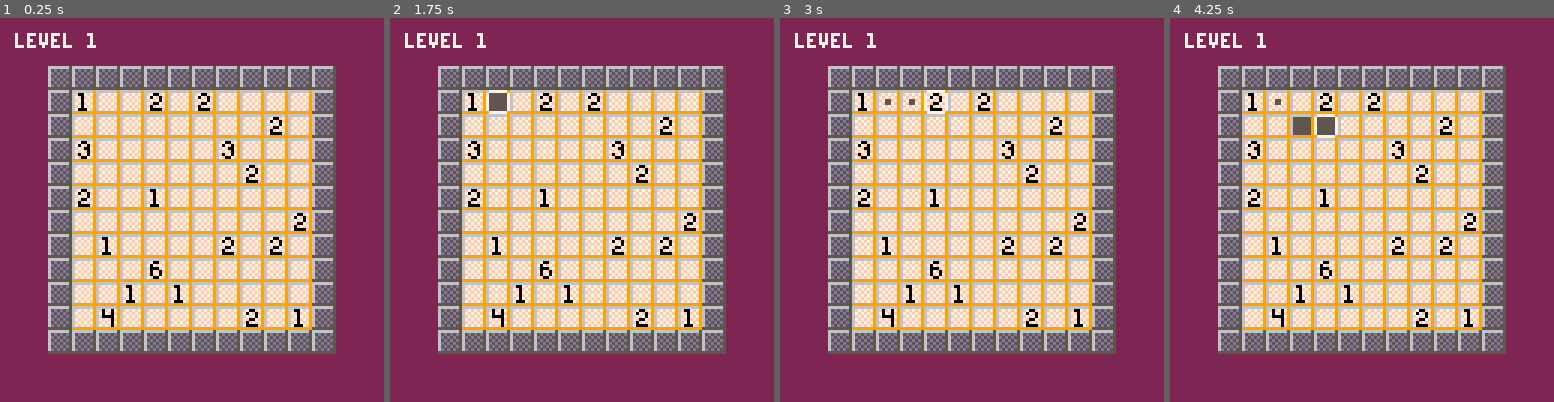
Above: before the commit, frames 1-4 (left to right).
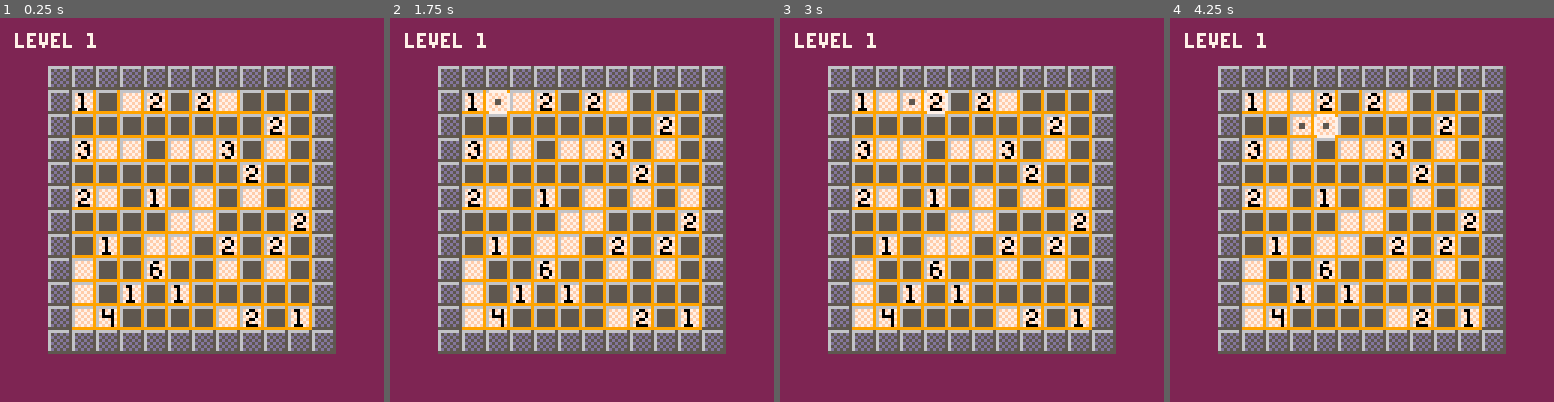
Above: after the commit, the same moments.

Repository: SagePtr/pico-nurikabe
Game: PICO-8 cartridge nurikabe.p8
The game is run twice, just before and just after one commit, with the same random seed, the same clock (stepped at 60 frames per second) and the same inputs.
Inputs:
- Up to frame 1 (0.25 s): no input
- Up to frame 2 (1.75 s): tap X (X key) at 0.33, 1.07 s; tap O (Z key) at 0.7, 1.7 s; hold Right from 1.6 s (still down)
- Up to frame 3 (3 s): tap X (X key) at 1.85, 2.97 s; release Right at 2.1 s; tap O (Z key) at 2.1, 2.5, 2.9 s; hold Up 2.15-2.42 s; hold Right from 2.47 s (still down)
- Up to frame 4 (4.25 s): release Right at 3.03 s; hold Left 3.08-3.58 s; tap O (Z key) at 3.3, 3.7, 4.1 s; hold Down 3.63-3.97 s; hold Right from 4.02 s (still down); tap X (X key) at 4.08 s

The runs differ from the first frame. In frame 1, 13% of the frame differs, in the area x 19-81%, y 19-81%; in frame 2, 13%; in frame 3, 13%; in frame 4, 13%.

Commit message:
Check islands are correct

Diff:
--- a/nurikabe.p8
+++ b/nurikabe.p8
@@ -99,10 +99,12 @@
 
 board = {}
 marks = {}
-checked_islands = {}
+checked_indexes = {}
 checked_cells = {}
 is_island_connected = false
 is_correct = false
+pool_count = 0
+sea_marks = {}
 
 -- entry point --
 -----------------
@@ -116,8 +118,8 @@
   pointer = make_pointer()
   load_level(1)
 
-  -- load_solution()
-  -- check_solution()
+  load_solution()
+  check_solution()
 end
 
 function _update()
@@ -138,9 +140,9 @@
   level = levels[id]
   marks = {}
 
-  for x = 0,level["width"] - 1 do
+  for x = 0, level["width"] - 1 do
     marks[x] = {}
-    for y = 0,level["height"] - 1 do
+    for y = 0, level["height"] - 1 do
       marks[x][y] = nil
     end
   end
@@ -168,23 +170,7 @@
   if debug == 1 then menuitem(3, "show solution", load_solution) end
 end
 
--- check whether the current solution is correct
-function check_solution()
-  -- reset the variables we'll use to check the solution
-  is_correct = true
-  checked_islands = {}
-  checked_cells = {}
-
-  check_islands()
-  check_sea()
-
-  if is_correct then
-    debug_print("solution is correct")
-  else
-    debug_print("solution is not correct")
-  end
-end
-
+-- load the solution to the current level in
 function load_solution()
   marks = {}
 
@@ -200,9 +186,27 @@
   end
 end
 
+-- check whether the current solution is correct
+function check_solution()
+  is_correct = true
+
+  check_islands()
+  check_sea()
+
+  if is_correct then
+    debug_print("solution is correct")
+  else
+    debug_print("solution is not correct")
+  end
+end
+
 -- check each island contains the required number of cells and does
 -- not connect to any other islands
 function check_islands()
+  -- reset the variables we'll use to check the solution
+  checked_indexes = {}
+  checked_cells = {}
+
   for k,v in pairs(level["islands"]) do
     check_island(k, v[1], v[2], v[3])
   end
@@ -211,7 +215,7 @@
 -- check the island has the required number of cells
 function check_island(idx, count, x, y)
   -- skip islands that we've already hit in earlier checks
-  if checked_islands[idx] then
+  if checked_indexes[idx] then
     debug_print("already checked "..tostr(idx))
     return
   end
@@ -222,12 +226,12 @@
   is_island_connected = false
 
   mark_cell_checked(x, y)
-  checked_islands[idx] = true
-
-  actual_count += check_cell(x, y - 1)
-  actual_count += check_cell(x + 1, y)
-  actual_count += check_cell(x, y + 1)
-  actual_count += check_cell(x - 1, y)
+  checked_indexes[idx] = true
+
+  actual_count += check_island_cell(x, y - 1)
+  actual_count += check_island_cell(x + 1, y)
+  actual_count += check_island_cell(x, y + 1)
+  actual_count += check_island_cell(x - 1, y)
 
   debug_print("count was "..tostr(actual_count)..", should be "..tostr(count))
 
@@ -244,7 +248,7 @@
 
 -- count the number of clear cells starting at the given co-ordinates
 -- return the count
-function check_cell(x, y)
+function check_island_cell(x, y)
   local count = 0
 
   if (is_cell_valid(x, y) == false or is_cell_checked(x, y) == true or is_cell_filled(x, y) == true) then
@@ -253,7 +257,7 @@
 
   mark_cell_checked(x, y)
 
-  debug_print("checking cell "..tostr(x)..","..tostr(y))
+  debug_print("checking island cell "..tostr(x)..","..tostr(y))
 
   if (is_cell_number(x, y)) then
     debug_print("***hit another island***")
@@ -263,10 +267,10 @@
 
   if (is_cell_clear(x, y)) count += 1
 
-  count += check_cell(x, y - 1)
-  count += check_cell(x + 1, y)
-  count += check_cell(x, y + 1)
-  count += check_cell(x - 1, y)
+  count += check_island_cell(x, y - 1)
+  count += check_island_cell(x + 1, y)
+  count += check_island_cell(x, y + 1)
+  count += check_island_cell(x - 1, y)
 
   return count
 end
@@ -275,7 +279,40 @@
 -- 1. part of a single contiguous area
 -- 2. do not contain any regions of 2x2 or greater
 function check_sea()
-  -- todo
+  -- reset the variables we'll use to check the solution
+  checked_indexes = {}
+  checked_cells = {}
+  pool_count = 0
+  sea_marks = {}
+
+  for x = 0,level["width"] - 1 do
+    for y = 0,level["height"] - 1 do
+      if (marks[x][y] == spr_fill) add(sea_marks, {x, y})
+    end
+  end
+
+  debug_print("counted "..tostr(#sea_marks).." filled cells")
+
+  for k, v in pairs(sea_marks) do
+    check_sea_mark(k, v[1], v[2])
+  end
+end
+
+function check_sea_mark(idx, x, y)
+  if checked_indexes[idx] then
+    debug_print("already checked "..tostr(idx))
+    return
+  end
+
+  debug_print("checking pool "..idx.." at "..x..","..y)
+  checked_indexes[idx] = true
+
+  mark_cell_checked(x, y)
+
+  -- check above
+  -- check right
+  -- check below
+  -- check left
 end
 
 -- mark a cell as checked
